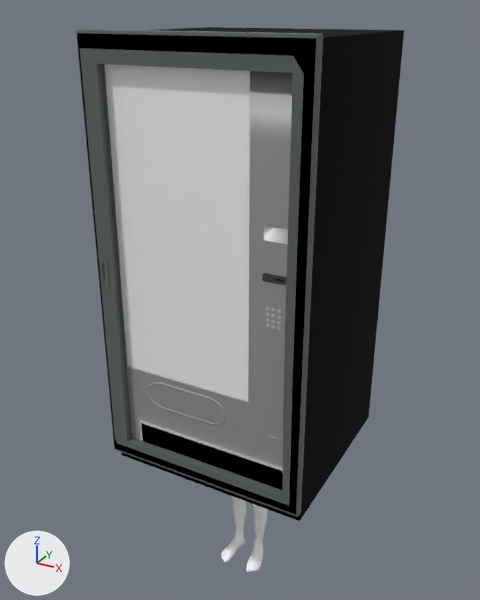
An edit to the FBX model Assets/Art/vending machine.fbx, drawn before and after from the same camera.
Camera for both pictures: a 50 mm camera at (1.38, -2.6, 2.87) aimed at (-0.07, 0.02, 1.55). The lights are fixed; the arrows at lower left show +X, +Y and +Z. The older version comes first. Where no turn or scale is listed for an object, it has been applied to the vertices. Vertices at exactly the same position are counted once.

The first picture shows 'Ch36', 'HingeDoor_Products', 'Priduct_Glass', 'VendingMachine_Door', 'VendingMachine_MainBody' and 1 more.
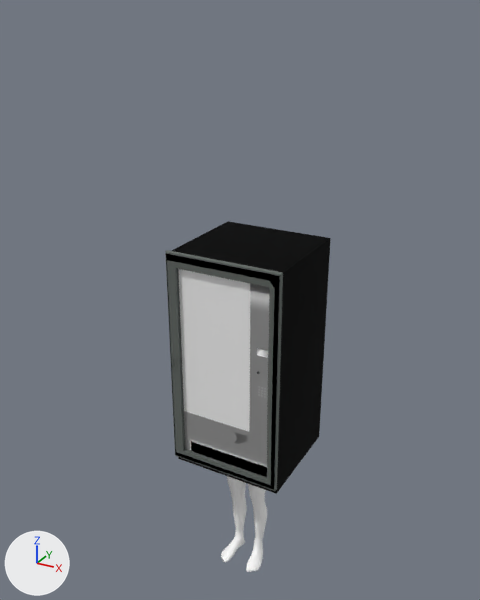
Scene script edits in JSON lines:
```json
{"block": "me_plane_016", "where": "# used by ob_vendingmachine_door; parent = ob_vendingmachine_mainbody; location = (0.493, -0.437, 0.0709)"}
{"op": "remove", "block": "me_plane_016", "code": "me_plane_016.from_pydata(...)  # 2104 vertices, 1978 faces; spans x -0.99..0.01, y -0.04..0.07, z -0.01..1.93"}
{"op": "add", "block": "me_plane_016", "code": "me_plane_016.from_pydata(...)  # 1138 vertices, 1163 faces; spans x -0.99..0.01, y -0.04..0.07, z -0.01..1.93"}
{"block": "me_plane_016", "change": "me_plane_016 part 1: 1 vertex moved within x -0.1, y 0.0, z 0.37; 676 vertices removed from x -0.79..-0.1, y -0.01..0.01, z 0.29..0.44; 1 vertex added at x -0.58, y 0.0, z 0.37"}
{"block": "me_plane_016", "change": "me_plane_016 part 2: 1 vertex moved within x -0.15, y 0.0, z 1.05; 291 vertices removed from x -0.2..-0.09, y 0.0..0.01, z 1.04..1.07"}
{"op": "remove", "block": "me_plane_016", "code": "me_plane_016.materials.append(mat_main_materials_black_portion_money_slot)  # dark grey #383c3c"}
{"op": "add", "block": "me_cube_001", "code": ["me_cube_001 = bpy.data.meshes.new('Cube.001')", "me_cube_001.from_pydata(...)  # a box spanning x -0.191..0.191, y -0.002..0.002, z -0.396..0.396", "me_cube_001.materials.append(mat_glass)  # white #ffffff"]}
{"op": "remove", "block": "ob_vendingmachine_mainbody", "code": "ob_vendingmachine_mainbody.parent = ob_vendingmachine_origin"}
{"op": "set", "path": "ob_vendingmachine_mainbody.location", "old": "(0.0, 0.0, 0.0)", "new": "(0.0, 0.0, 0.705)"}
{"op": "set", "path": "ob_vendingmachine_mainbody.scale", "old": "(1.0, 1.0, 1.0)", "new": "(0.577, 0.577, 0.577)"}
{"op": "remove", "block": "ob_priduct_glass", "code": ["ob_priduct_glass = bpy.data.objects.new('Priduct_Glass', me_plane_021)", "ob_priduct_glass.location = (-0.079, -0.459, 2.061)"]}
{"op": "add", "block": "ob_cube_001", "code": ["ob_cube_001 = bpy.data.objects.new('Cube.001', me_cube_001)", "ob_cube_001.location = (-0.045, -0.25, 1.403)"]}
```

Boxes (x1, y1, x2, y2) around the edits, measured in the pictures (480 x 600 px):
```json
{"object": "VendingMachine_Door", "change": "reshaped, moved, rescaled", "before": [76, 29, 323, 517], "after": [165, 250, 283, 491], "on screen": "52% narrower, 51% shorter"}
{"object": "VendingMachine_MainBody", "change": "moved, rescaled", "before": [121, 27, 404, 521], "after": [172, 221, 331, 494]}
{"object": "Priduct_Glass", "change": "deleted", "before": [104, 64, 250, 401]}
{"object": "Cube.001", "change": "added", "after": [178, 269, 250, 431]}
{"object": "HingeDoor_Products", "change": "moved, rescaled", "before": [149, 384, 225, 423], "after": [196, 421, 237, 442], "on screen": "45% narrower, 45% shorter"}
{"object": "HingeDoor_Coins", "change": "moved, rescaled", "before": [265, 423, 280, 437], "on screen": "not visible afterwards"}
{"object": "Button_CancelOrder", "change": "moved, rescaled", "before": [263, 275, 268, 281], "on screen": "not visible afterwards"}
{"object": "Button_1", "change": "moved, rescaled", "before": [266, 307, 270, 311], "on screen": "not visible afterwards"}
{"object": "Button_A", "change": "moved, rescaled", "before": [265, 324, 270, 328], "on screen": "not visible afterwards"}
{"object": "Button_3", "change": "moved, rescaled", "before": [277, 310, 282, 314], "on screen": "not visible afterwards"}
{"object": "Button_2", "change": "moved, rescaled", "before": [271, 308, 276, 312], "on screen": "not visible afterwards"}
{"object": "Button_4", "change": "moved, rescaled", "before": [265, 313, 270, 317], "on screen": "not visible afterwards"}
{"object": "Button_B", "change": "moved, rescaled", "before": [277, 327, 281, 331], "on screen": "not visible afterwards"}
{"object": "Button_5", "change": "moved, rescaled", "before": [271, 314, 276, 318], "on screen": "not visible afterwards"}
{"object": "Button_8", "change": "moved, rescaled", "before": [271, 320, 275, 324], "on screen": "not visible afterwards"}
{"object": "Button_0", "change": "moved, rescaled", "before": [271, 326, 275, 329], "on screen": "not visible afterwards"}
{"object": "Button_9", "change": "moved, rescaled", "before": [277, 321, 281, 325], "on screen": "not visible afterwards"}
{"object": "Button_6", "change": "moved, rescaled", "before": [277, 316, 281, 319], "on screen": "not visible afterwards"}
{"object": "Button_7", "change": "moved, rescaled", "before": [265, 319, 270, 322], "on screen": "not visible afterwards"}
{"part": 1, "of": "me_plane_016", "change": "cut back", "before": [147, 373, 283, 470], "after": [195, 415, 267, 467]}
{"part": 2, "of": "me_plane_016", "change": "cut back", "before": [249, 254, 287, 293], "after": [250, 361, 268, 380]}
```
